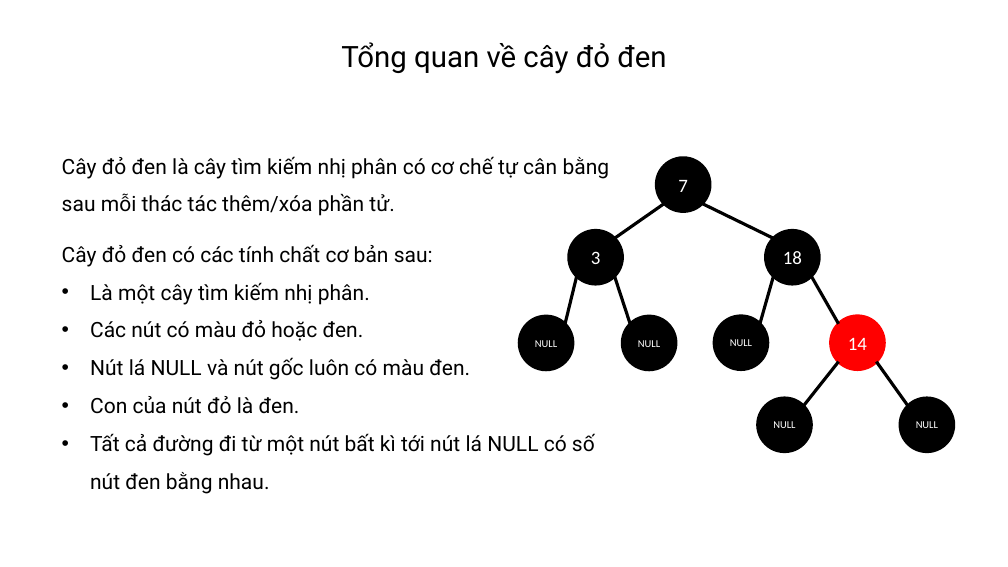
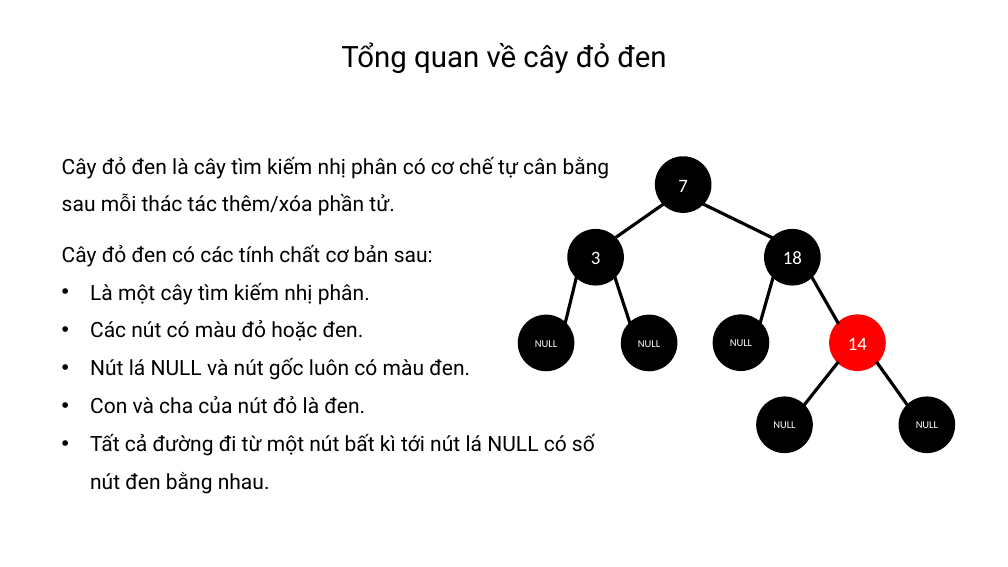
Before and after one commit to nvkuy/PBL01_DUT_BST, a slide deck: slide 8 of thuyettrinh.pptx. Drawn at 1008x567 pixels with LibreOffice and Linux fonts; fonts in the diff are those of the drawing. Boxes give left, top, right and bottom in pixels: in the first picture for what was removed or moved away, otherwise in the second. Text is boxed around its words. In the diff, an @@ line names an element or a change of style, - is before the commit and + after.

```diff
--- a/thuyettrinh.pptx
+++ b/thuyettrinh.pptx
@@ text at bbox=[90, 396, 365, 414]: text changed @@
-• Con của nút đỏ là đen.
+• Con và cha của nút đỏ là đen.
```
Also in this commit, not shown: 5 other files.
